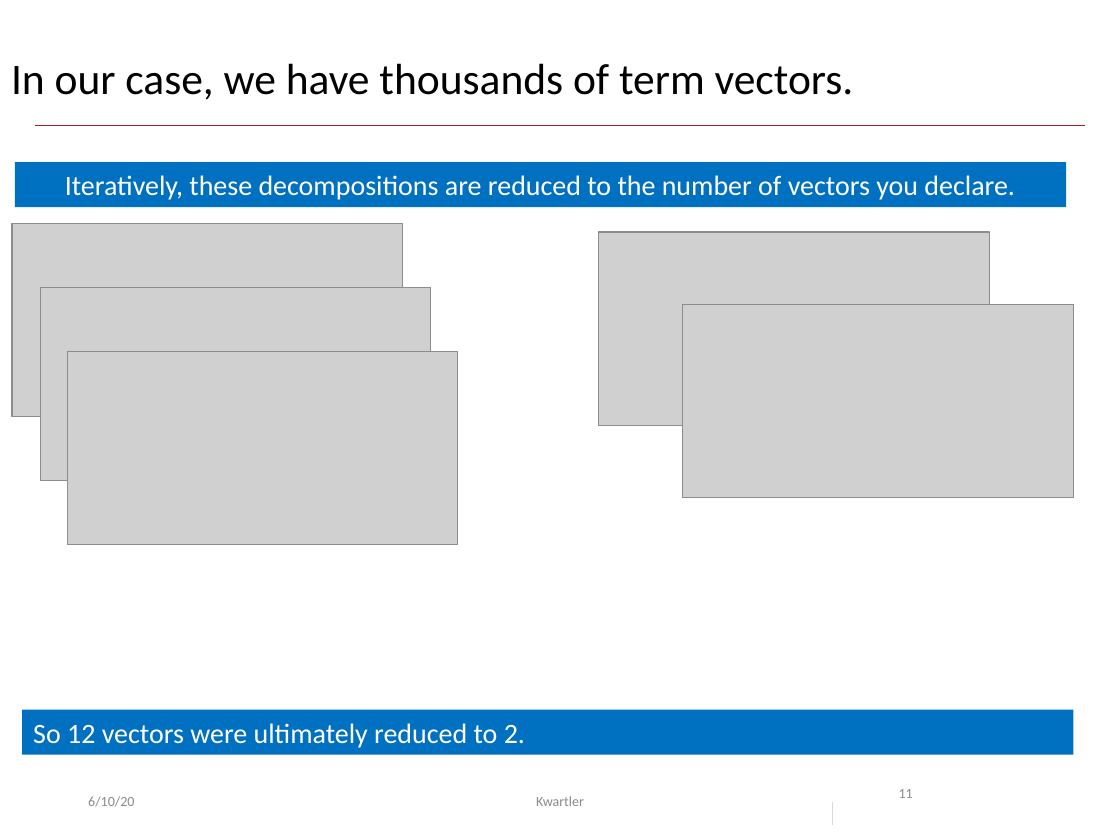
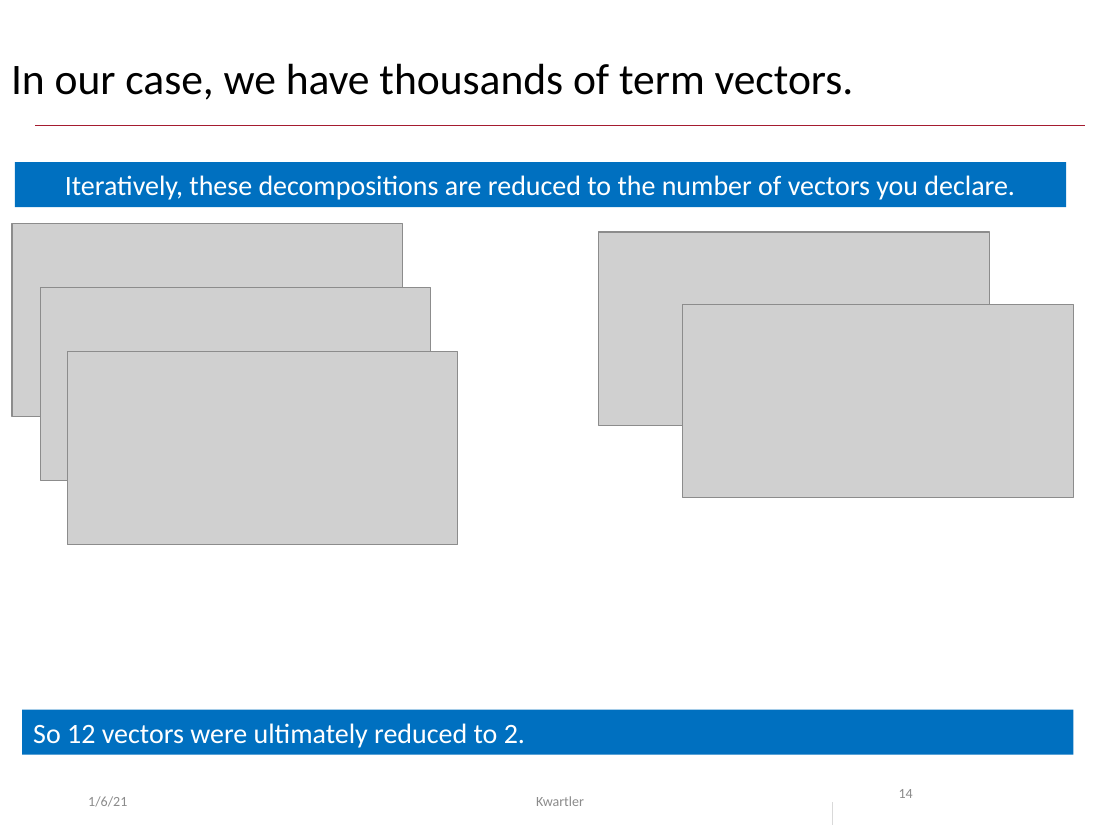
Before and after one commit to kwartler/GSERM_Text_Remote_student, a slide deck: slide 14 of lessons/D_Supervised/Day4_live_A_LSA_modeling.pptx (slide 11 before the commit). Drawn at 1120x840 pixels with LibreOffice and Linux fonts; fonts in the diff are those of the drawing; grey boxes stand for pictures; background and template pictures are left out. Boxes give left, top, right and bottom in pixels: in the first picture for what was removed or moved away, otherwise in the second. Text is boxed around its words. In the diff, an @@ line names an element or a change of style, - is before the commit and + after.

```diff
--- a/lessons/D_Supervised/Day4_live_A_LSA_modeling.pptx
+++ b/lessons/D_Supervised/Day4_live_A_LSA_modeling.pptx
@@ text at <box>88,796,127,807</box>: text changed @@
-6/10/20
+1/6/21
@@ page number at <box>899,789,913,798</box>: text changed @@
-11
+14
```
Also in this commit, not shown: 15 other slides changed, 3 slides added, 1 other file.
